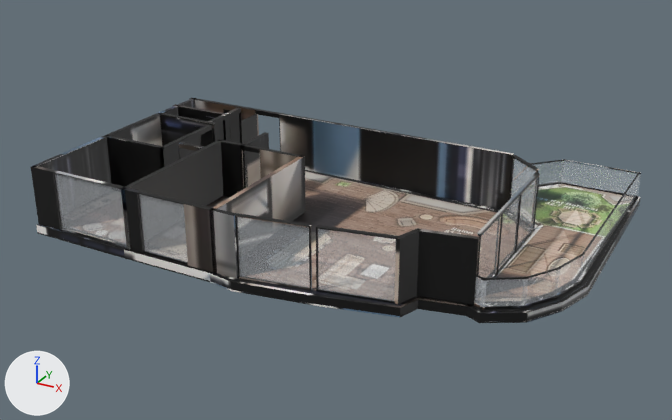
The glTF model _bake/glb/kent-22/model.glb, before and after one commit.
The view is the same before and after, from a 50 mm camera at (15.3, -28.8, 14.3) aimed at (-0.2, -0.6, 0.2). Lighting does not change. The marker at lower left points along +X, +Y and +Z. The picture after the commit comes second. Where no turn or scale is listed for an object, it has been applied to the vertices. Vertices at exactly the same position are counted once.
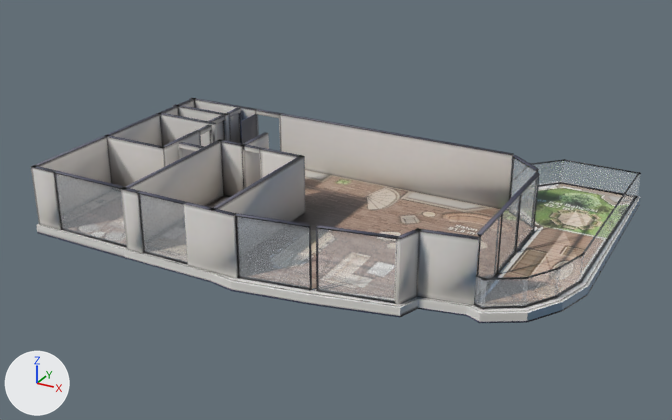
Changed parts and their boxes [x1, y1, x2, y2] in the pictures (672 x 420 px):
```json
{"object": "Mesh_0", "change": "surface changed", "before": [31, 98, 641, 323], "after": [31, 98, 641, 323], "on screen": "black to grey"}
{"part": 1, "of": "me_mesh_0", "change": "reshaped", "after": [37, 114, 500, 323]}
{"part": 2, "of": "me_mesh_0", "change": "surface changed", "before": [31, 98, 641, 323], "after": [31, 98, 641, 323], "on screen": "black to grey"}
```

Edits to the scene script, one JSON object a line:
```json
{"block": "mat_baked", "where": "n3 = _N.new('ShaderNodeMapping'); n3.name = 'Mapping'"}
{"op": "set", "path": "n3.inputs[1].default_value", "old": "(0.00134, -14.96, 0.0)", "new": "(0.000876, -14.98, 0.0)", "note": "'Location'"}
{"op": "set", "path": "n3.inputs[3].default_value", "old": "(15.96, 15.95, 1.0)", "new": "(15.71, 15.98, 1.0)", "note": "'Scale'"}
{"block": "me_mesh_0", "where": "# used by ob_mesh_0; location = (-9.53, 6.86, -0.36)"}
{"op": "remove", "block": "me_mesh_0", "code": "me_mesh_0.from_pydata(...)  # 2045 vertices, 3576 faces; spans x 0.0..19.2, y -13.8..0.0, z 0.0..2.6"}
{"op": "add", "block": "me_mesh_0", "code": "me_mesh_0.from_pydata(...)  # 2334 vertices, 4230 faces; spans x 0.0..19.2, y -13.8..0.0, z 0.0..2.6"}
{"block": "me_mesh_0", "change": "me_mesh_0 part 1: 5 vertices moved within x 2.7..5.4, y -8.0..-4.9, z 0.0..0.4; 289 vertices added at x 0.1..16.6, y -13.6..-3.6, z 0.0..2.6"}
{"block": "me_mesh_0", "change": "me_mesh_0 part 2: 2668 kept faces spanning x 0.0..19.2, y -13.8..0.0, z 0.0..2.6 get new texture (UV) coordinates"}
```
